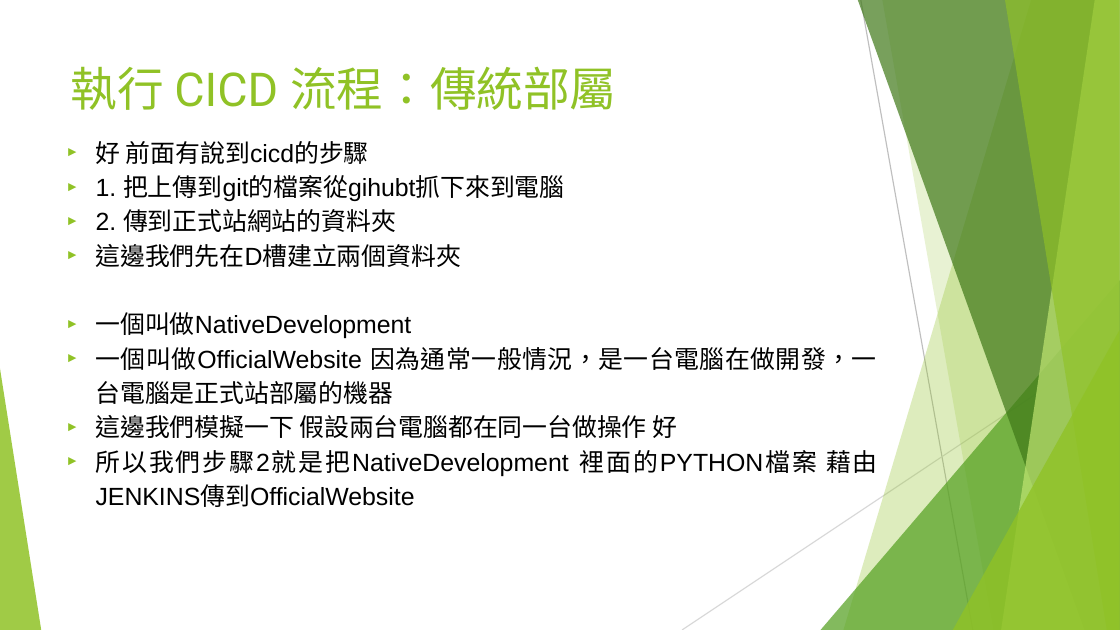
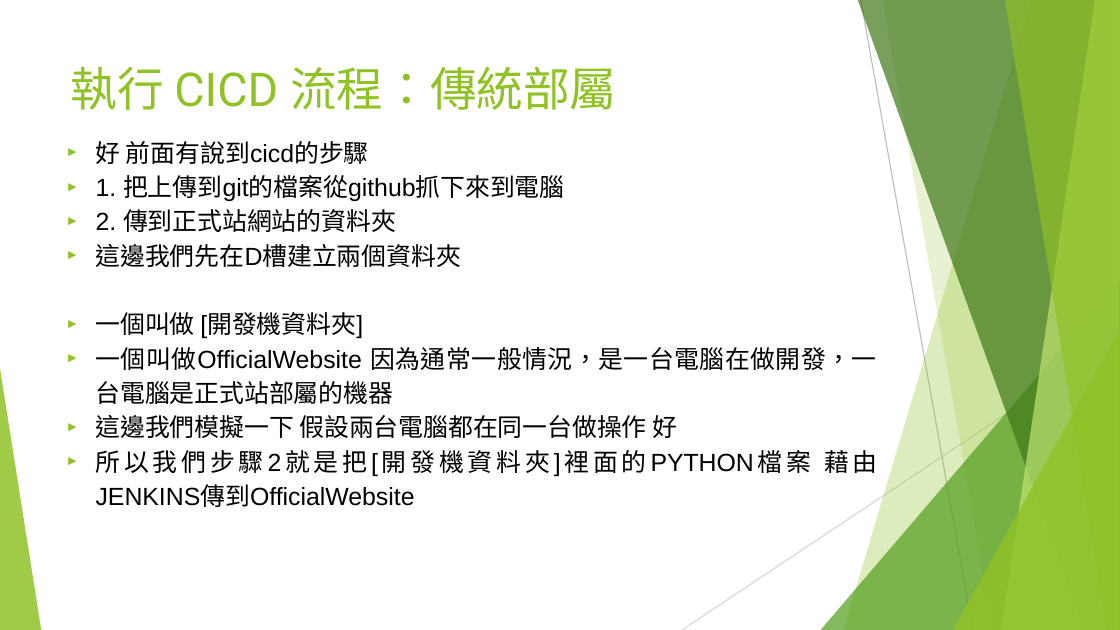
Before and after one commit to coolyuoo/DC5, a slide deck: slide 21 of 單元5.Jenkins與Docker的CICD使用詳解.pptx. Drawn at 1120x630 pixels with LibreOffice and Linux fonts; fonts in the diff are those of the drawing. Boxes give left, top, right and bottom in pixels: in the first picture for what was removed or moved away, otherwise in the second. Text is boxed around its words. In the diff, an @@ line names an element or a change of style, - is before the commit and + after.

Commit message:
4444

```diff
--- a/單元5.Jenkins與Docker的CICD使用詳解.pptx
+++ b/單元5.Jenkins與Docker的CICD使用詳解.pptx
@@ text at (96,175,564,201): text changed @@
-► 1. 把上傳到git的檔案從gihubt抓下來到電腦
+► 1. 把上傳到git的檔案從github抓下來到電腦
@@ text at (96,312,363,338): text changed @@
-► 一個叫做NativeDevelopment
+► 一個叫做 [開發機資料夾]
@@ text at (96,450,878,507): text changed @@
-► 所以我們步驟2就是把NativeDevelopment 裡面的PYTHON檔案 藉由JENKINS傳到OfficialWebsite
+► 所以我們步驟2就是把[開發機資料夾]裡面的PYTHON檔案 藉由JENKINS傳到OfficialWebsite
```
Also in this commit, not shown: 6 other slides changed, 3 slides added, 5 slides removed.
